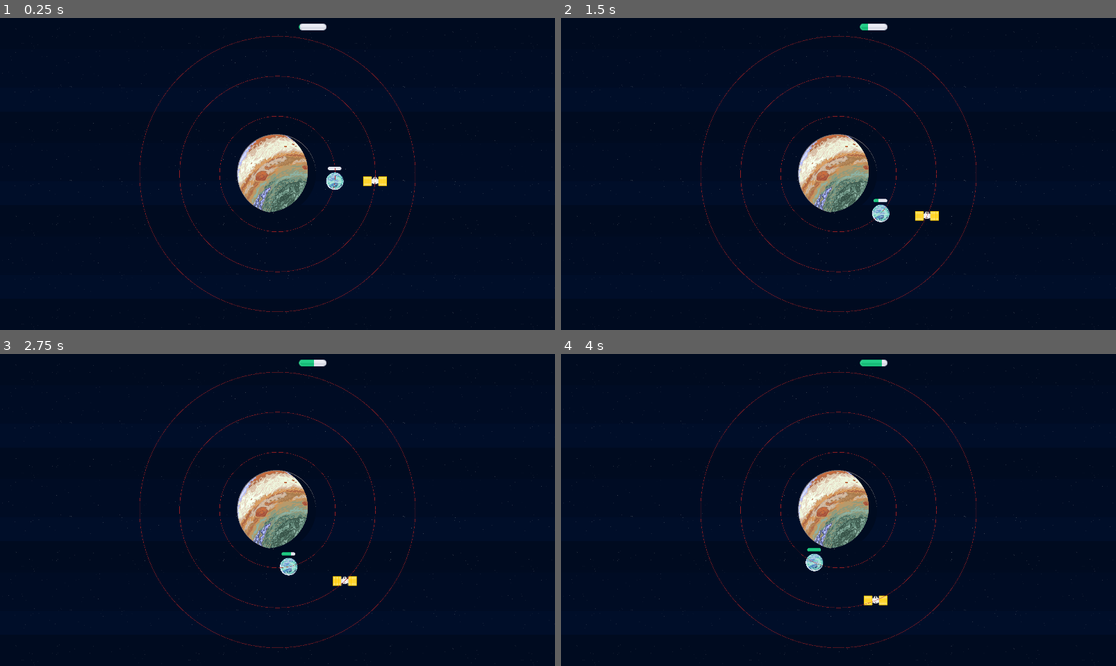
Above: before the commit, frames 1-4 (two rows, left to right).
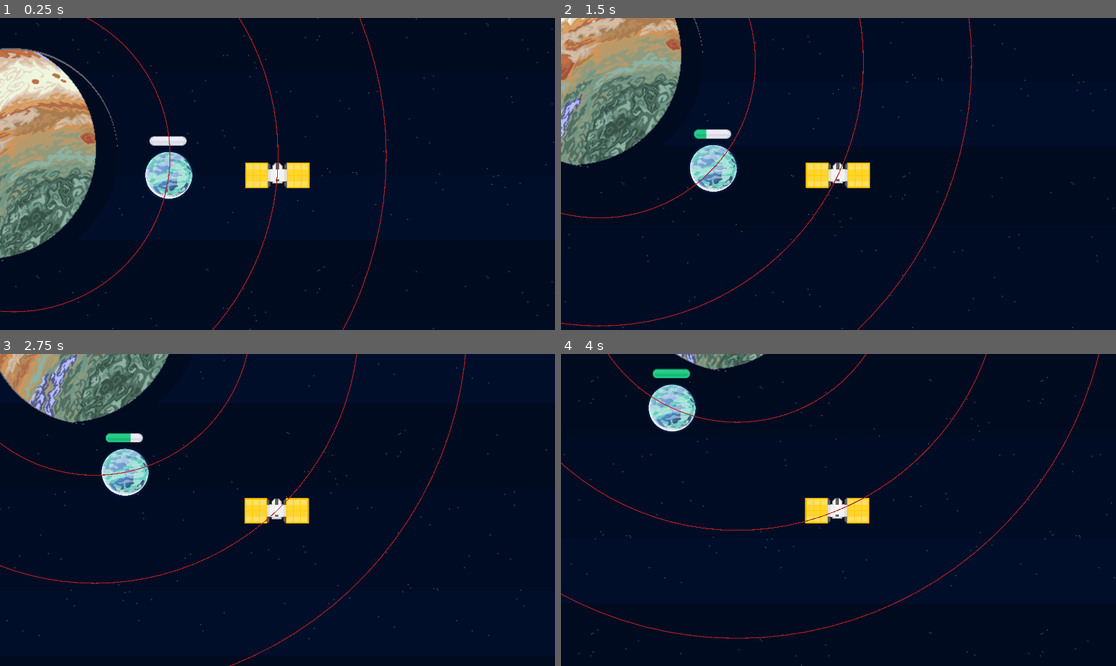
Above: after the commit, the same moments.

Repository: ThreeChooseOne/loopiter
Game: Godot game, scene res://main.tscn
Same seed, same stepped clock (60 frames per second), same inputs: the game is played once before the commit and once after it.
Inputs (mouse positions are in pixels of both pictures, inside the frame that each line leads up to):
- Up to frame 1 (0.25 s): no input
- Up to frame 2 (1.5 s): tap Enter at 0.5 s; move the mouse to (960, 158) at 0.52 s; hold Right 0.53-1.28 s; click (960, 158) at 0.67 s; tap Space at 0.77 s; move the mouse to (727, 189) at 1.27 s; hold Down from 1.28 s (still down)
- Up to frame 3 (2.75 s): tap Space at 1.52 s; move the mouse to (333, 441) at 2.02 s; release Down at 2.03 s; hold Right from 2.03 s (still down)
- Up to frame 4 (4 s): move the mouse to (810, 572) at 2.77 s; release Right at 2.78 s; hold Up 2.78-3.53 s; click (810, 572) at 2.92 s; tap Space at 3.02, 3.77 s; move the mouse to (1005, 556) at 3.52 s; hold Left from 3.53 s (still down)

The runs differ from the first frame. In frame 1, 15% of the frame differs, in the area x 0-100%, y 0-100%; in frame 2, 14%; in frame 3, 10%; in frame 4, 6.3%.

Commit message:
Camera follows player

Diff:
--- a/main.gd
+++ b/main.gd
@@ -3,6 +3,9 @@
 var orbits: Array[BaseOrbit] = []
 var max_viewport_size: Vector2
 const player_scene = preload("res://core/player.tscn")
+var player: OrbitingBody
+
+@onready var camera = %PlayerCamera
 
 func _ready() -> void:
 	max_viewport_size = get_viewport_rect().size
@@ -30,9 +33,12 @@
 	orbits[10].visualize_debug(true)
 	orbits[20].visualize_debug(true)
 
-	var player = player_scene.instantiate()
+	player = player_scene.instantiate()
 	orbits[10].add_child(player)
 
 	# Hooks up signal to increment research meter
 	$PlayerCamera.enter_key_pressed.connect(gen_moon._on_enter_pressed)
-	$PlayerCamera.update_camera_position(Vector2(0,0))
+
+
+func _process(delta: float) -> void:
+	camera.position = player.position
--- a/main.tscn
+++ b/main.tscn
@@ -43,4 +43,6 @@
 script = ExtResource("5_7mycd")
 
 [node name="PlayerCamera" type="Camera2D" parent="."]
+unique_name_in_owner = true
+zoom = Vector2(2.7, 2.7)
 script = ExtResource("9_kek77")
